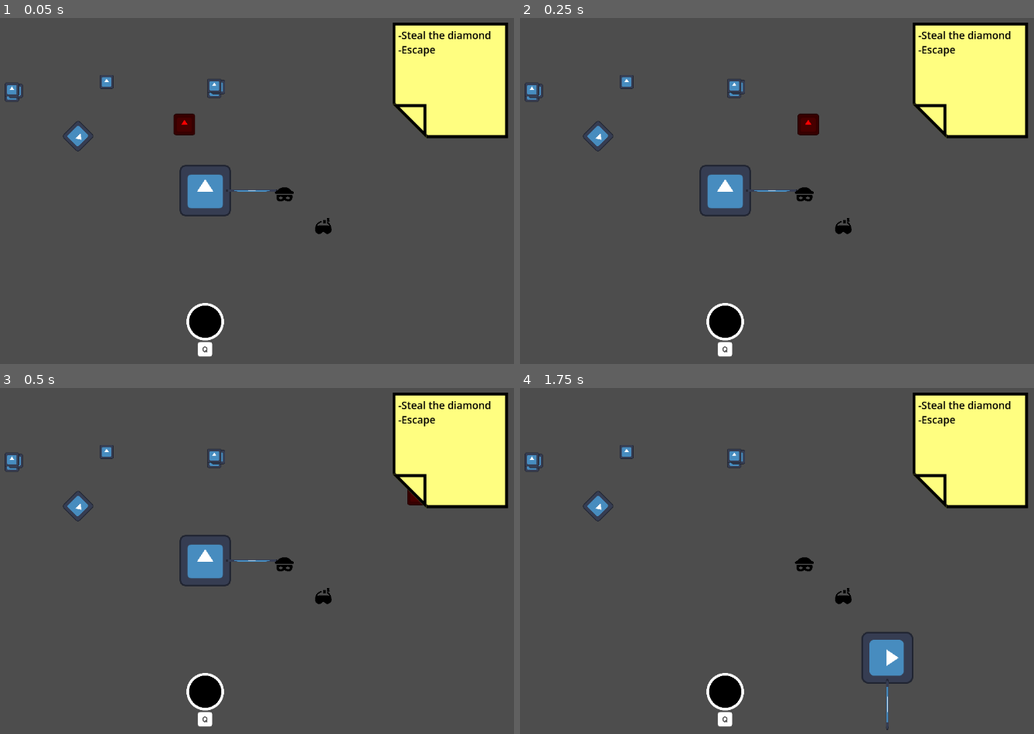
Above: before the commit, frames 1-4 (two rows, left to right).
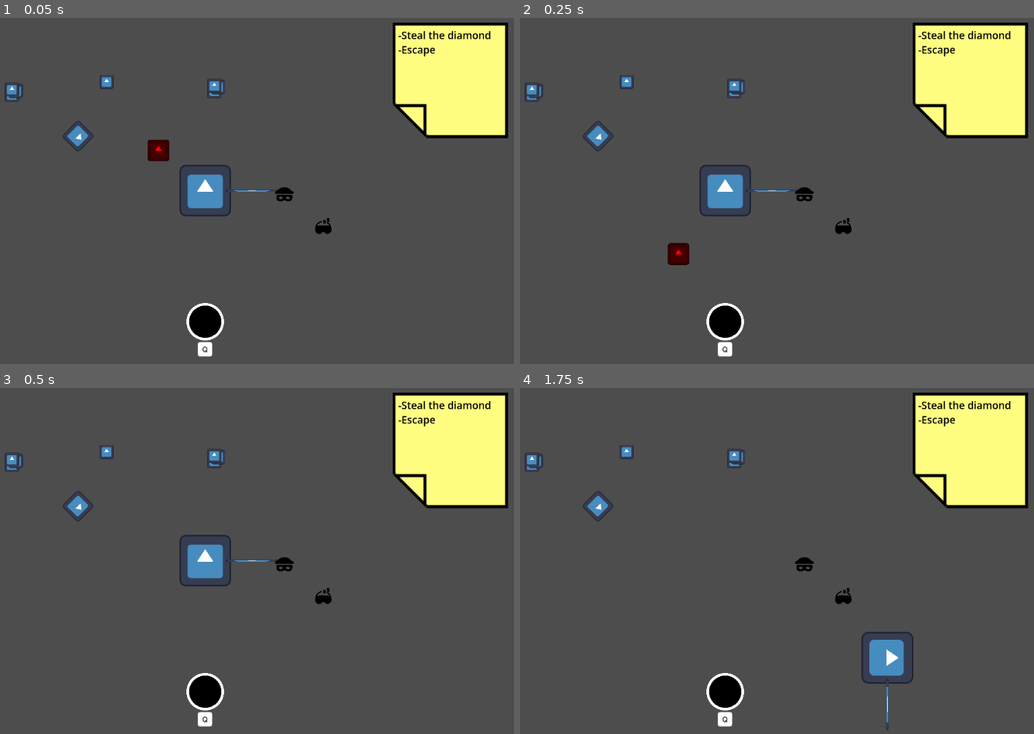
Above: after the commit, the same moments.

Repository: Quackstir/Game-Jam
Game: Godot game, scene res://Levels/MarksTest/PlayerTestScene.tscn
Same seed, same stepped clock (60 frames per second), same inputs: the game is played once before the commit and once after it. This scene is started directly instead of the project's main scene. The engine's default icon, where the game draws it, is replaced by a stand-in: a white triangle on a blue panel in a dark square.
Inputs:
- Up to frame 1 (0.05 s): no input
- Up to frame 2 (0.25 s): no input
- Up to frame 3 (0.5 s): no input
- Up to frame 4 (1.75 s): hold D (move_right) 0.53-1.28 s; hold Q (activate_mask) 0.53-1.28 s; hold S (move_down) from 1.28 s (still down); tap E (interact) at 1.35 s

The runs differ from the first frame. In frame 1, 0.5% of the frame differs, in the area x 28-38%, y 27-42%; in frame 2, 0.5%, in the area x 28-59%, y 27-72%; in frame 3, less than 0.1%; in frame 4, nothing differs.

Commit message:
Fixed bug
-Changed the direction from right to down

Diff:
--- a/Global Game Jam 2026/GlobalGameJam2026/Interactables/Masks/Script/mask_cop_projectile.gd
+++ b/Global Game Jam 2026/GlobalGameJam2026/Interactables/Masks/Script/mask_cop_projectile.gd
@@ -1,7 +1,7 @@
 class_name MaskCopProjectile
 extends Area2D
 
-var Direction : Vector2 = Vector2.RIGHT
+var Direction : Vector2 = Vector2.DOWN
 @export var Speed : float = 400
 
 func _physics_process(delta: float) -> void:
